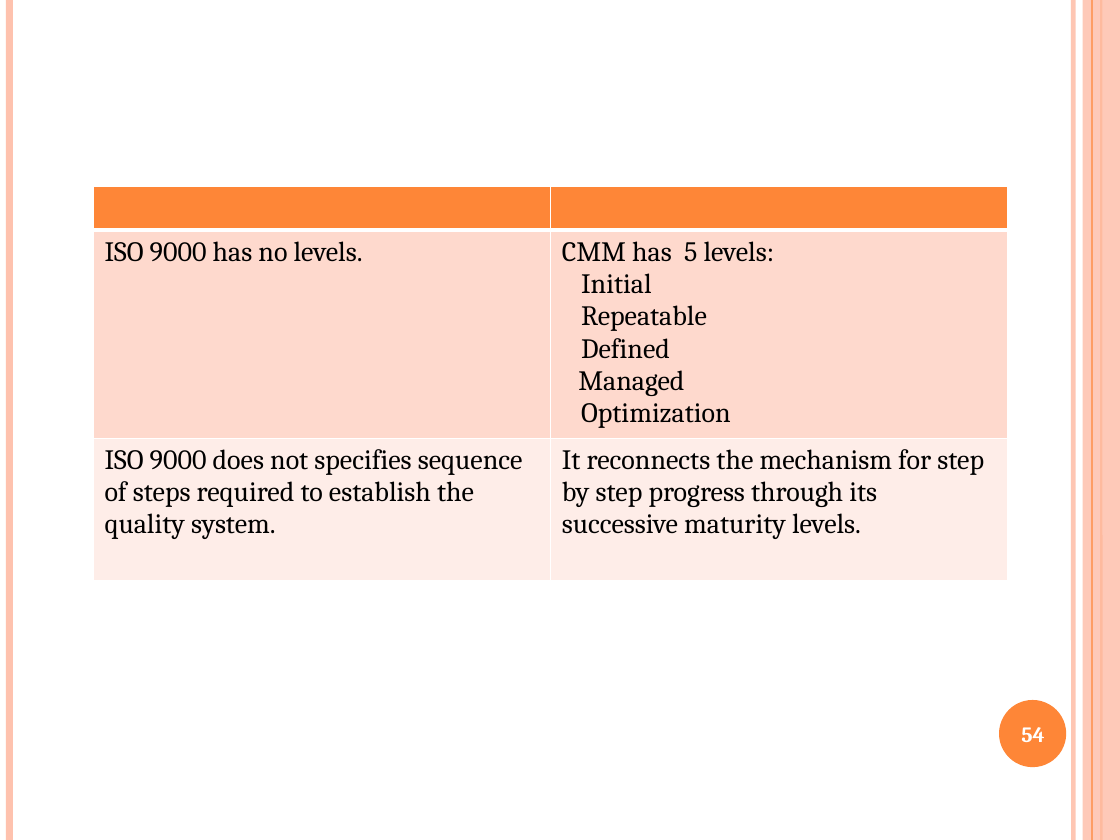
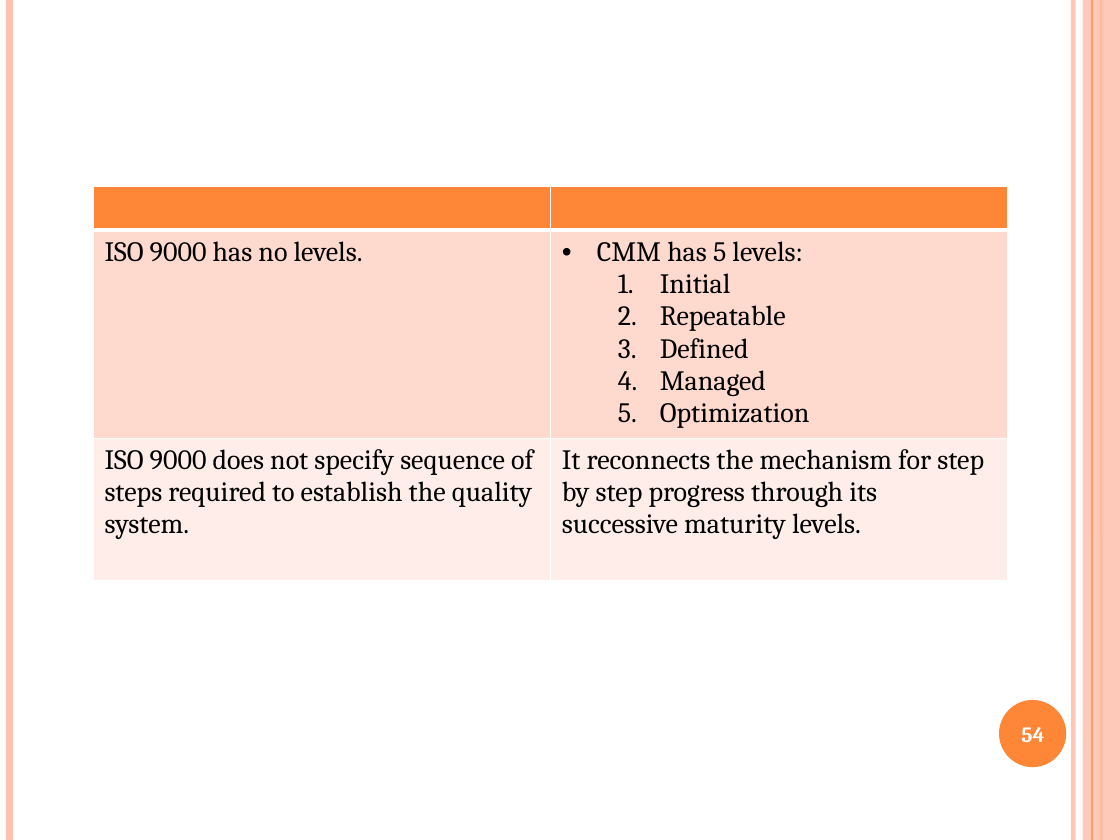
Before and after one commit to GeneralNitin/S6, a slide deck: slide 54 of 04. Software Engineering and Project Management/PPTs/M2.pptx. Drawn at 1120x840 pixels with LibreOffice and Linux fonts; fonts in the diff are those of the drawing. Boxes give left, top, right and bottom in pixels: in the first picture for what was removed or moved away, otherwise in the second. Text is boxed around its words. In the diff, an @@ line names an element or a change of style, - is before the commit and + after.

```diff
--- a/04. Software Engineering and Project Management/PPTs/M2.pptx
+++ b/04. Software Engineering and Project Management/PPTs/M2.pptx
@@ table at [93, 187, 1007, 590] @@
-row 2, column 2: CMM has 5 levels: Initial Repeatable Defined Managed Optimization
+row 2, column 2: CMM has 5 levels: / Initial / Repeatable / Defined / Managed / Optimization
-row 3, column 1: ISO 9000 does not specifies sequence of steps required to establish the quality system.
+row 3, column 1: ISO 9000 does not specify sequence of steps required to establish the quality system.
```
Also in this commit, not shown: 43 other slides changed, 2 slides added, 4 slides removed, 42 other files.
